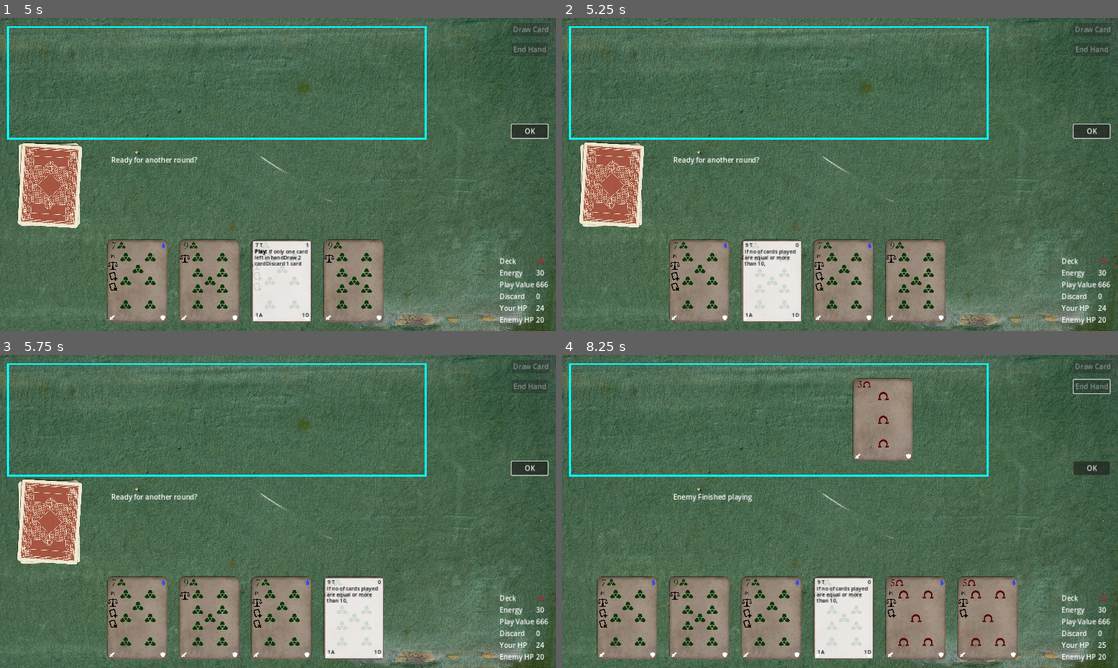
Above: before the commit, frames 1-4 (two rows, left to right).
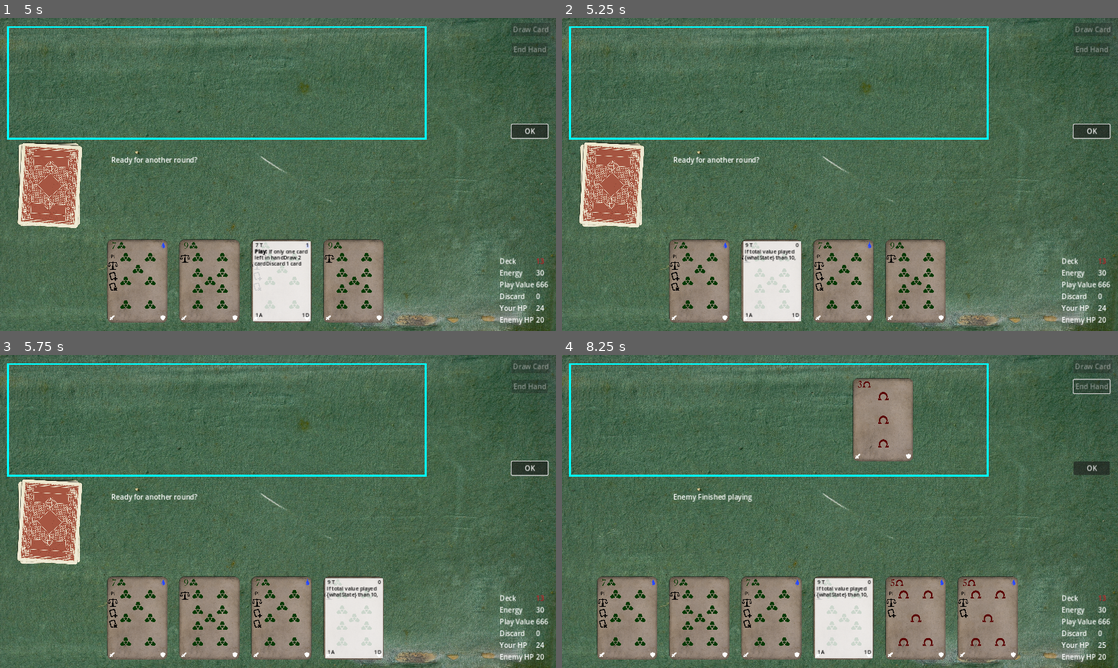
Above: after the commit, the same moments.

Repository: TicklesTheBrain/CardBuilder
Game: Godot game, scene res://game.tscn
Same seed, same stepped clock (60 frames per second), same inputs: the game is played once before the commit and once after it.
Inputs (mouse positions are in pixels of both pictures, inside the frame that each line leads up to):
- Up to frame 1 (5 s): click "Draw Card" at 0.5 s; click "End Hand" at 1.25 s; click "OK" at 2 s; click "OK" at 2.75 s; click "OK" at 3.5 s; drag from (139, 280) to (283, 280) at 4.27 s
- Up to frame 2 (5.25 s): drag from (773, 280) to (917, 280) at 5.02 s
- Up to frame 3 (5.75 s): no input
- Up to frame 4 (8.25 s): tap Enter at 5.75 s; move the mouse to (845, 617) at 5.77 s; click (845, 617) at 5.92 s; click "Draw Card" at 6.5 s; click "End Hand" at 7.25 s; drag from (845, 617) to (701, 617) at 8.02 s

Frame 1 is identical in both runs. In frame 2, 0.2% of the frame differs, in the area x 32-43%, y 74-80%; in frame 3, 0.2%, in the area x 58-68%, y 74-80%; in frame 4, 0.2%.

Commit message:
fixing conditional auto text

Diff:
--- a/conditionals/conditionalOnContainer.gd
+++ b/conditionals/conditionalOnContainer.gd
@@ -10,11 +10,31 @@
 @export var checkType: CheckType
 
 func getTextSpecific():
-	var text = "If no of cards played {verb} equal or more than {number}, "
-	var verb = 'are'
-	if disabledOnMatchOrExceed:
-		verb = "aren't"
-	return text.format({"verb": verb, "number": amountToMatchOrExceed})
+	var what: String
+	match checkType:
+		CheckType.TOTAL_VALUE:
+			what = "total value"
+		CheckType.AMOUNT_OF_CARDS:
+			what = "no of cards"
+		CheckType.AMOUNT_OF_TYPES:
+			what = "different types"
+		CheckType.AMOUNT_OF_SINGLE_TYPE:
+			what = "no of {symbol} cards".format({"symbol": CardType.Types.keys()[cardTypeSubject]})
+
+	var where: String
+	match containerToCheck:
+		Actor.ContainerPurposes.DECK:
+			where = "in deck"
+		Actor.ContainerPurposes.HAND:
+			where = "in hand"
+		Actor.ContainerPurposes.PLAY_AREA:
+			where = "played"
+		Actor.ContainerPurposes.DISCARD:
+			where = "discarded"
+
+	var whatState = "is less" if disabledOnMatchOrExceed else "is more"
+	var text = "If {what} {where} {whatState} than {number},"
+	return text.format({"what": what, "where": where, "whatStat": whatState, "number": amountToMatchOrExceed})
 
 func check(ctxt: GameStateContext):
 
